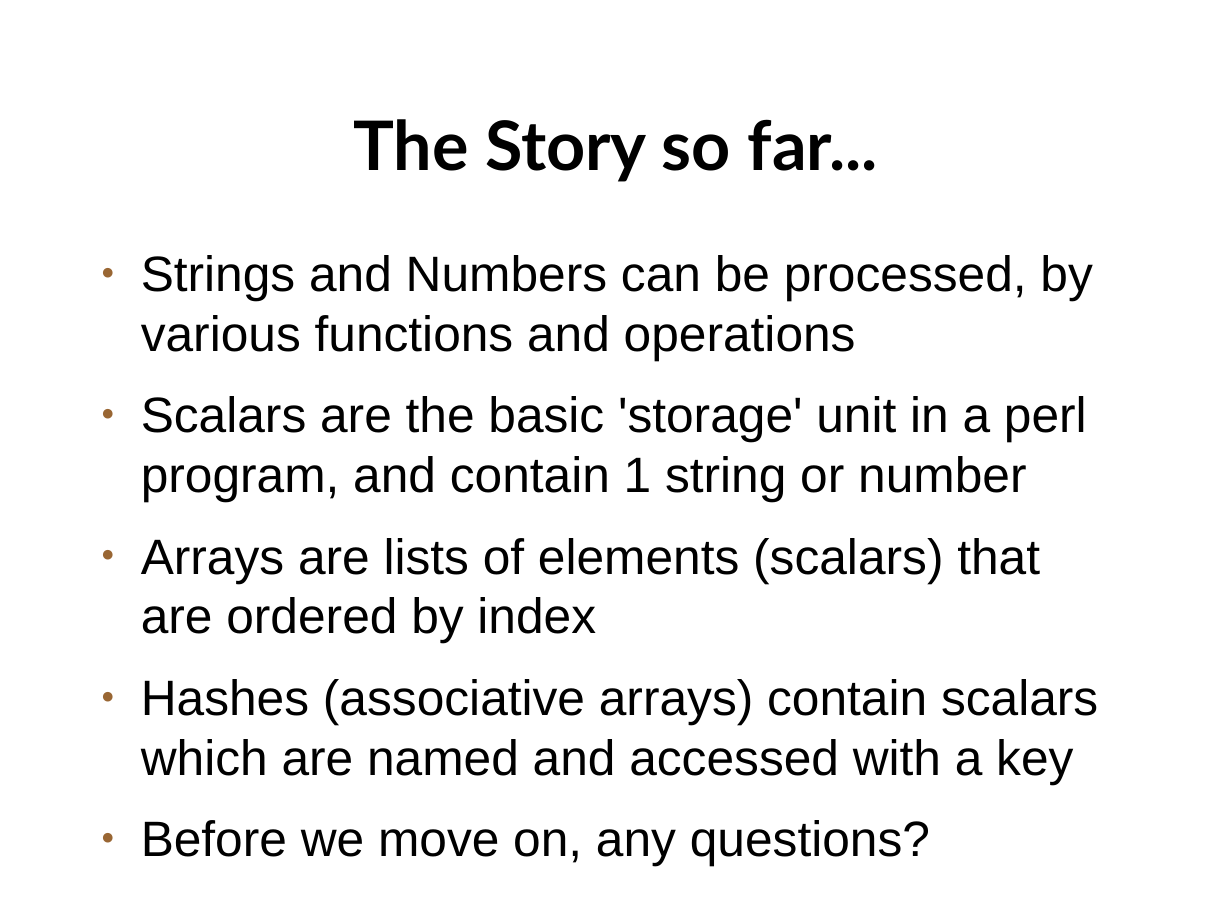
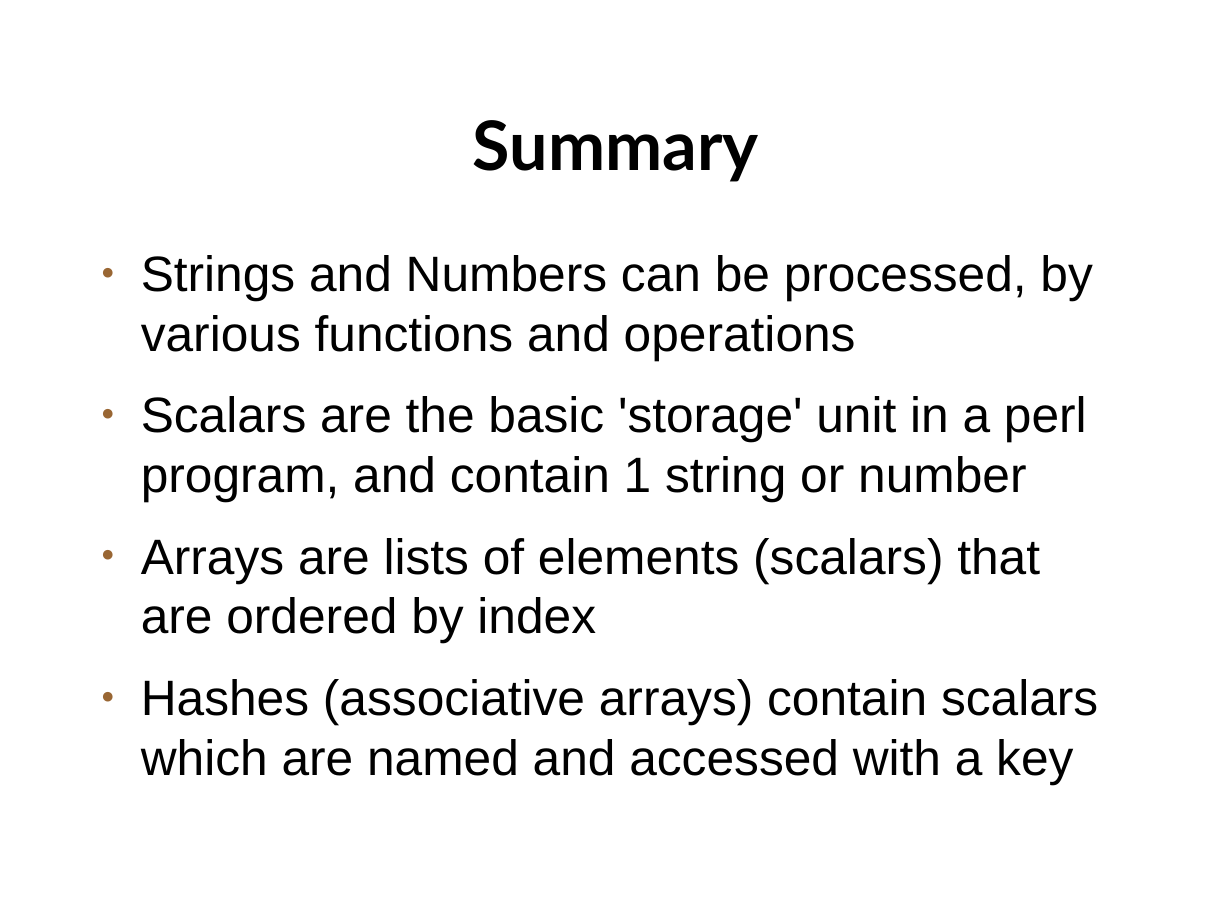
Before and after one commit to setitesuk/basic_perl_course, a slide deck: slide 70 of 04-variables_and_data_structures/variables_data_structures.odp. Drawn at 1232x924 pixels with LibreOffice and Linux fonts; fonts in the diff are those of the drawing; background and template pictures are left out. Boxes give left, top, right and bottom in pixels: in the first picture for what was removed or moved away, otherwise in the second. Text is boxed around its words. In the diff, an @@ line names an element or a change of style, - is before the commit and + after.

```diff
--- a/04-variables_and_data_structures/variables_data_structures.odp
+++ b/04-variables_and_data_structures/variables_data_structures.odp
@@ title at bbox=[473, 120, 759, 182]: text changed @@
-The Story so far...
+Summary
@@ text at bbox=[141, 820, 930, 866]: paragraph removed @@
-● Before we move on, any questions?
```
Also in this commit, not shown: 1 other slide changed, 27 slides removed, 5 other files.
